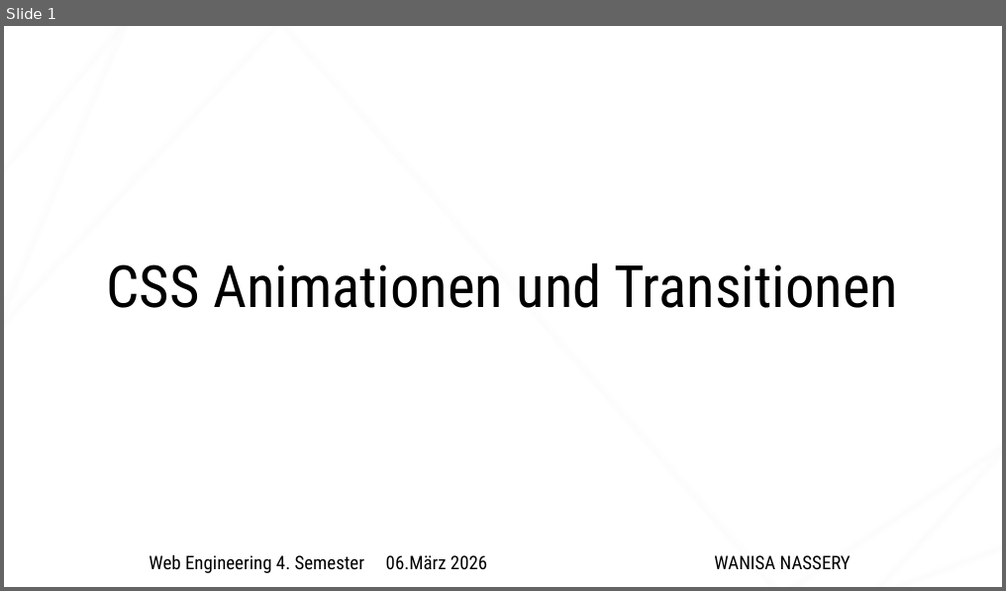
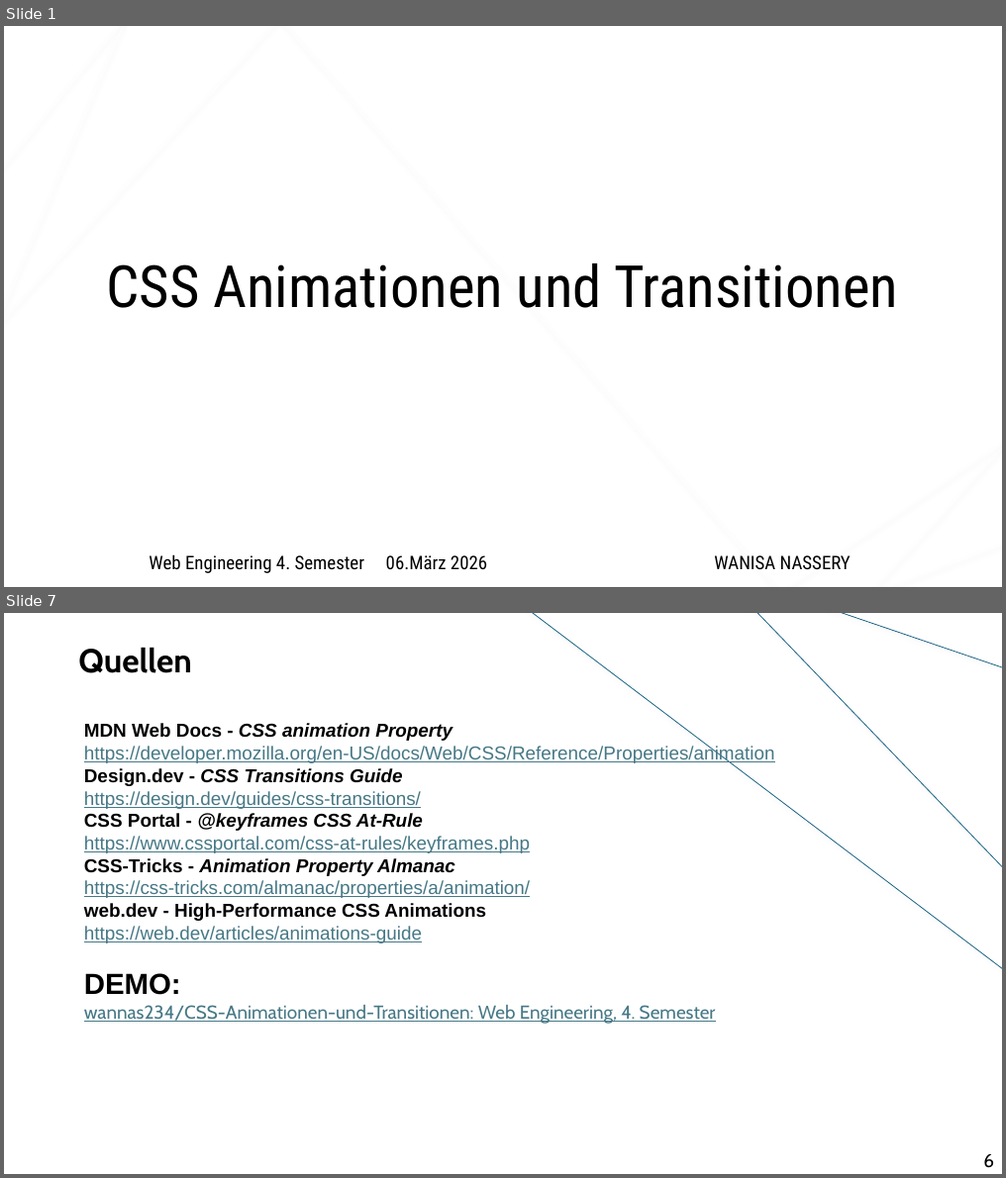
Before and after one commit to wannas234/CSS-Animationen-und-Transitionen, a slide deck: Präsentation-CSS-T&A.pptx. Shown one above the other, each under a label of ours: slide 1 before the commit, slides 1 and 7 after it; the slides between them are not shown. The pictures are 1006x591 and 1006x1178 pixels, drawn with LibreOffice and Linux fonts; fonts in the diff are those of the drawing; background and template pictures are left out. Boxes give left, top, right and bottom in pixels: in the first picture for what was removed or moved away, otherwise in the second. Text is boxed around its words. In the diff, an @@ line names an element or a change of style, - is before the commit and + after.

```diff
--- a/Präsentation-CSS-T&A.pptx
+++ b/Präsentation-CSS-T&A.pptx
@@ slide 7 added at [4,613,1002,1174], background picture (left out) @@
@@ freeform shape added at [507,613,1002,1001], outline #156082 0.75 pt @@
@@ text added at [78,647,192,673], 32 pt, text #000000, bold @@
+Quellen
@@ text added at [84,723,775,1024], 18 pt, text #467886, underline @@
+MDN Web Docs - CSS animation Property
+https://developer.mozilla.org/en-US/docs/Web/CSS/Reference/Properties/animation
+Design.dev - CSS Transitions Guide
+https://design.dev/guides/css-transitions/
+CSS Portal - @keyframes CSS At-Rule
+https://www.cssportal.com/css-at-rules/keyframes.php
+CSS-Tricks - Animation Property Almanac
+https://css-tricks.com/almanac/properties/a/animation/
+web.dev - High-Performance CSS Animations
+https://web.dev/articles/animations-guide
+DEMO:
+wannas234/CSS-Animationen-und-Transitionen: Web Engineering, 4. Semester
@@ text added at [983,1155,994,1168], 18 pt, text #000000 @@
+6
```
Also in this commit, not shown: 4 slides changed, 1 other slide added, 1 slide removed, 4 other files.
